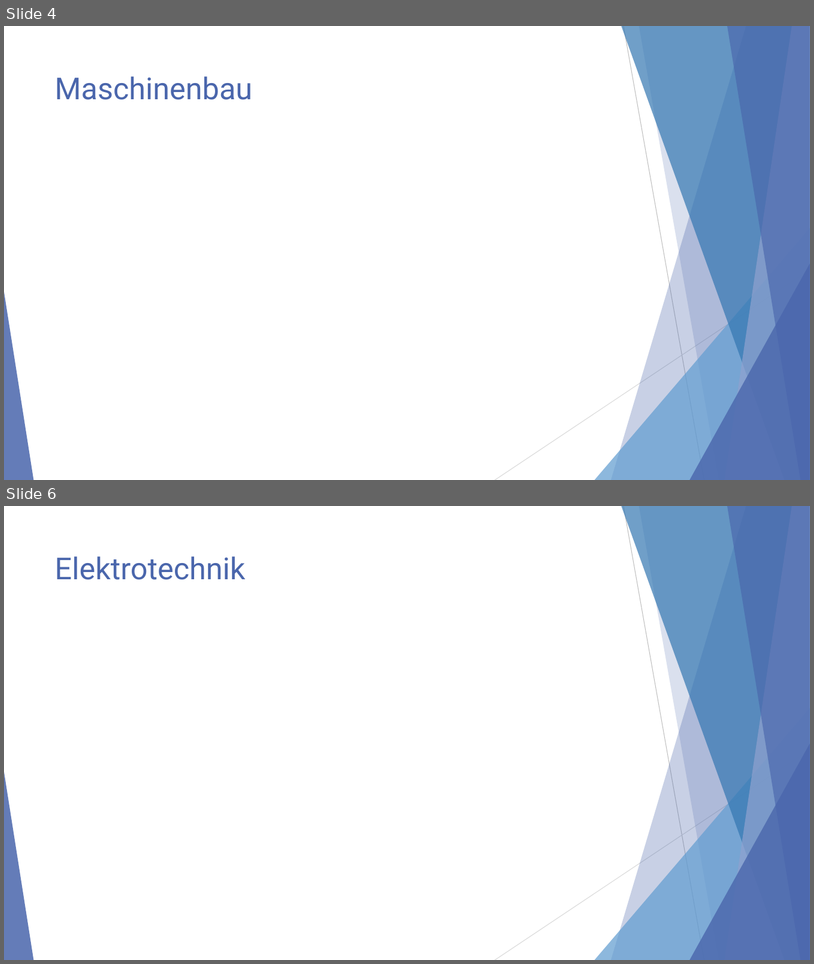
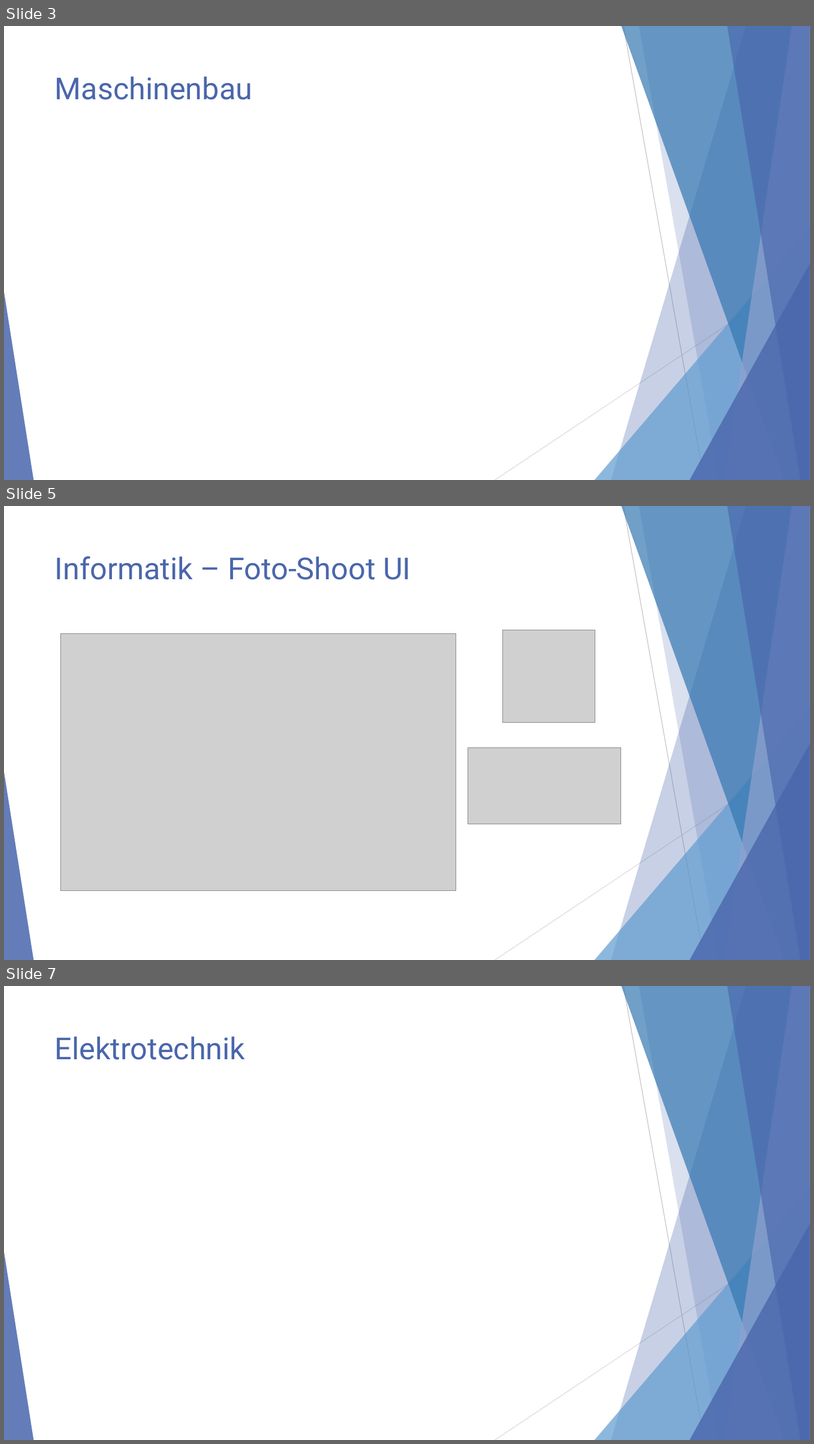
Before and after one commit to accefa/pren2, a slide deck: fig/Präsentation.pptx. Shown one above the other, each under a label of ours: slides 4 and 6 before the commit, slides 3, 5 and 7 after it; the slides between them are not shown. The pictures are 814x964 and 814x1444 pixels, drawn with LibreOffice and Linux fonts; fonts in the diff are those of the drawing; grey boxes stand for pictures. Boxes give left, top, right and bottom in pixels: in the first picture for what was removed or moved away, otherwise in the second. Text is boxed around its words. In the diff, an @@ line names an element or a change of style, - is before the commit and + after.

```diff
--- a/fig/Präsentation.pptx
+++ b/fig/Präsentation.pptx
@@ slide 5 added at (4,506,810,960), background #FFFFFF; not listed: 10 template elements that a slide beside it also shows @@
@@ title added at (55,556,411,580), 36 pt, text #4A66AC @@
+Informatik – Foto-Shoot UI
@@ picture added at (503,630,596,723) @@
@@ picture added at (61,634,456,890) @@
@@ picture added at (468,747,621,824) @@
@@ what was slide 4 is now slide 3 @@
@@ what was slide 6 is now slide 7 @@
```
Also in this commit, not shown: 1 slide changed, 2 other slides added, 2 slides removed.
